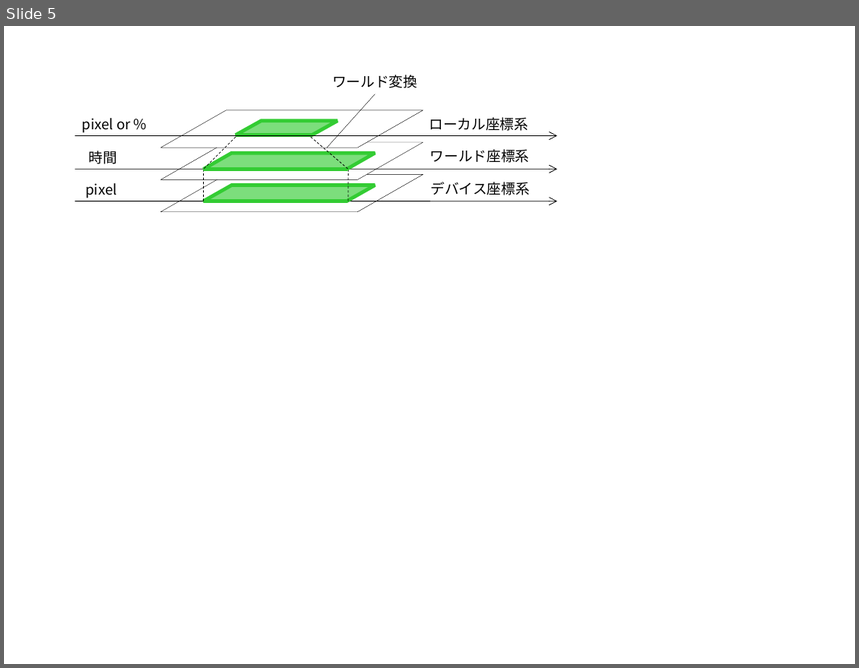
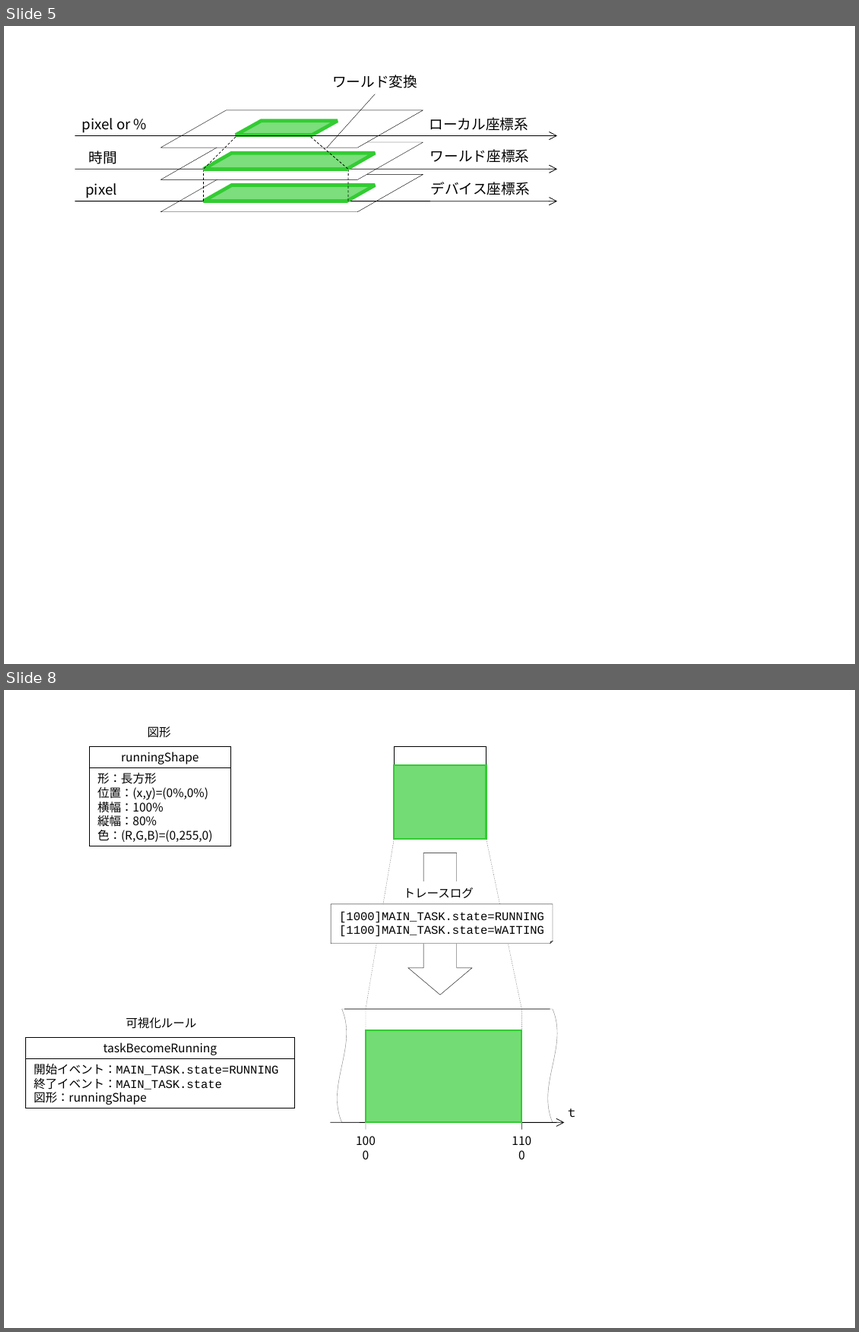
Before and after one commit to YixiaoLi/tlv4mc, a slide deck: doc/masterThesis/2008/goto/img/figures.ppt. Shown one above the other, each under a label of ours: slide 5 before the commit, slides 5 and 8 after it; the slides between them are not shown. The pictures are 859x668 and 859x1332 pixels, drawn with LibreOffice and Linux fonts; fonts in the diff are those of the drawing. Boxes give left, top, right and bottom in pixels: in the first picture for what was removed or moved away, otherwise in the second. Text is boxed around its words. In the diff, an @@ line names an element or a change of style, - is before the commit and + after.

```diff
--- a/doc/masterThesis/2008/goto/img/figures.ppt
+++ b/doc/masterThesis/2008/goto/img/figures.ppt
@@ slide 8 added at [4,690,855,1328], background #FFFFFF @@
@@ text added at [148,726,171,738], 10 pt, text #000000 @@
+図形
@@ rectangle added at [89,747,231,768], fill #FFFFFF, outline #000000 0.26 pt, 10 pt, text #000000 @@
+runningShape
@@ rectangle added at [394,747,486,839], fill #FFFFFF, outline #000000 0.26 pt @@
@@ rectangle added at [89,768,231,847], fill #FFFFFF, outline #000000 0.26 pt, 10 pt, text #000000 @@
+形：長方形
+位置：(x,y)=(0%,0%)
+横幅：100%
+縦幅：80%
+色：(R,G,B)=(0,255,0)
@@ rectangle added at [394,765,486,839], fill #33CC33 at 68% opacity, outline #33CC33 1.5 pt @@
@@ line added from (394, 839) to (366, 1009), #808080 0.26 pt dashed @@
@@ line added from (487, 839) to (522, 1009), #808080 0.26 pt dashed @@
@@ right arrow added at [408,853,472,995], outline #000000 0.26 pt @@
@@ text added at [404,888,474,898], 10 pt, text #000000 @@
+トレースログ
@@ folded corner added at [331,904,553,944], fill #FFFFFF, outline #000000 0.26 pt, 10 pt, text #000000 @@
+[1000]MAIN_TASK.state=RUNNING
+[1100]MAIN_TASK.state=WAITING
@@ freeform shape added at [337,1008,557,1122], fill #FFFFFF, outline #808080 0.26 pt @@
@@ text added at [126,1018,196,1029], 10 pt, text #000000 @@
+可視化ルール
@@ line added from (344, 1009) to (550, 1009), #000000 0.51 pt @@
@@ line added from (366, 1009) to (366, 1122), #808080 0.26 pt dashed @@
@@ rectangle added at [366,1030,522,1122], fill #33CC33 at 68% opacity, outline #33CC33 1.5 pt @@
@@ line added from (522, 1009) to (522, 1122), #808080 0.26 pt dashed @@
@@ rectangle added at [25,1037,295,1059], fill #FFFFFF, outline #000000 0.26 pt, 10 pt, text #000000 @@
+taskBecomeRunning
@@ rectangle added at [25,1059,295,1108], fill #FFFFFF, outline #000000 0.26 pt, 10 pt, text #000000 @@
+開始イベント：MAIN_TASK.state=RUNNING
+終了イベント：MAIN_TASK.state
+図形：runningShape
@@ arrow added from (330, 1122) to (564, 1122), #000000 0.51 pt @@
@@ line added from (366, 1116) to (366, 1130), #000000 0.26 pt @@
@@ line added from (522, 1116) to (522, 1130), #000000 0.26 pt @@
@@ text added at [566,1109,578,1117], 10 pt, text #000000 @@
+ｔ
@@ text added at [344,1130,387,1167], 10 pt, text #000000 @@
+1000
@@ text added at [500,1130,543,1167], 10 pt, text #000000 @@
+1100
```
Also in this commit, not shown: 1 slide changed, 3 other slides added, 12 other files.
